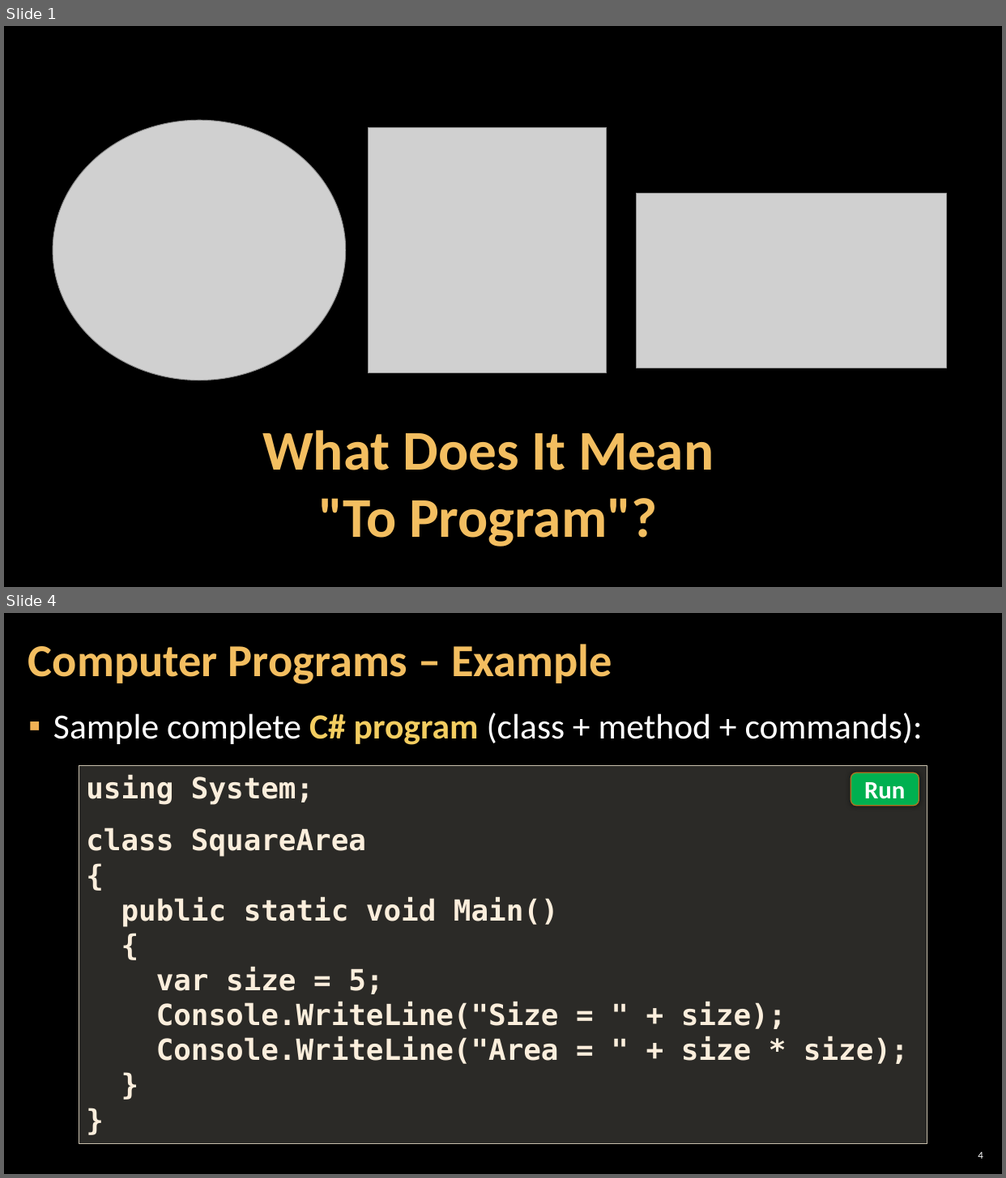
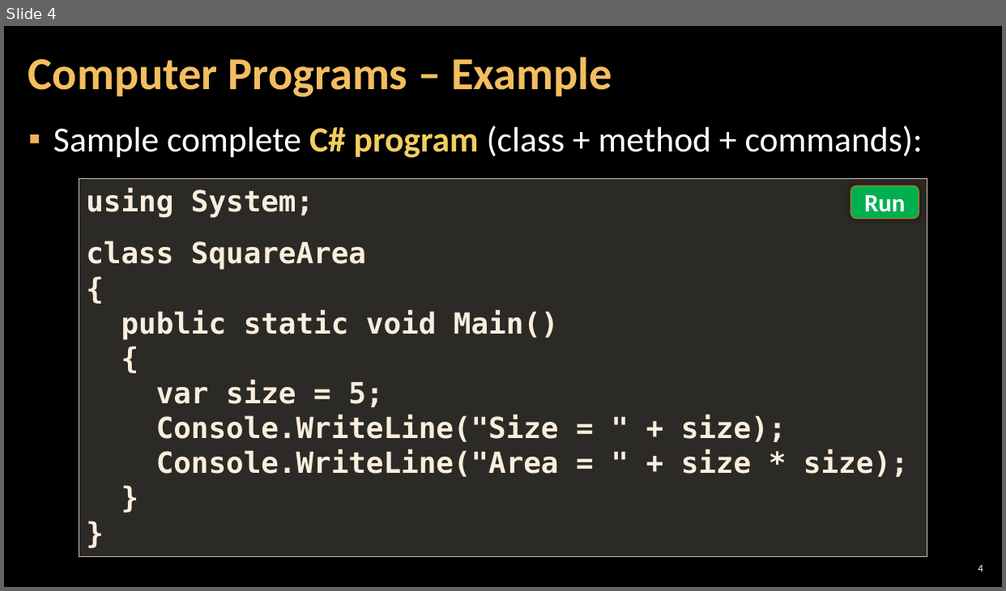
Before and after one commit to SoftUni/Programming-Basics-Resources, a slide deck: Presentation-Slides-CSharp-EN/Chapter-1-Into-Programming/02.Computer-Programs.pptx. Shown one above the other, each under a label of ours: slides 1 and 4 before the commit, slide 4 after it; the slides between them are not shown. The pictures are 1006x1178 and 1006x591 pixels, drawn with LibreOffice and Linux fonts; fonts in the diff are those of the drawing; grey boxes stand for pictures; background and template pictures are left out. Boxes give left, top, right and bottom in pixels: in the first picture for what was removed or moved away, otherwise in the second. Text is boxed around its words. In the diff, an @@ line names an element or a change of style, - is before the commit and + after.

```diff
--- a/Presentation-Slides-CSharp-EN/Chapter-1-Into-Programming/02.Computer-Programs.pptx
+++ b/Presentation-Slides-CSharp-EN/Chapter-1-Into-Programming/02.Computer-Programs.pptx
@@ slide 1 removed at (4,26,1002,587), background picture (left out) @@
@@ picture removed at (53,120,345,381) @@
@@ picture removed at (368,127,607,373) @@
@@ picture removed at (636,194,947,368) @@
@@ title removed at (262,430,714,547) @@
-What Does It Mean
-"To Program"?
```
Also in this commit, not shown: 3 slides changed, 1 slide added, 2 other files.
